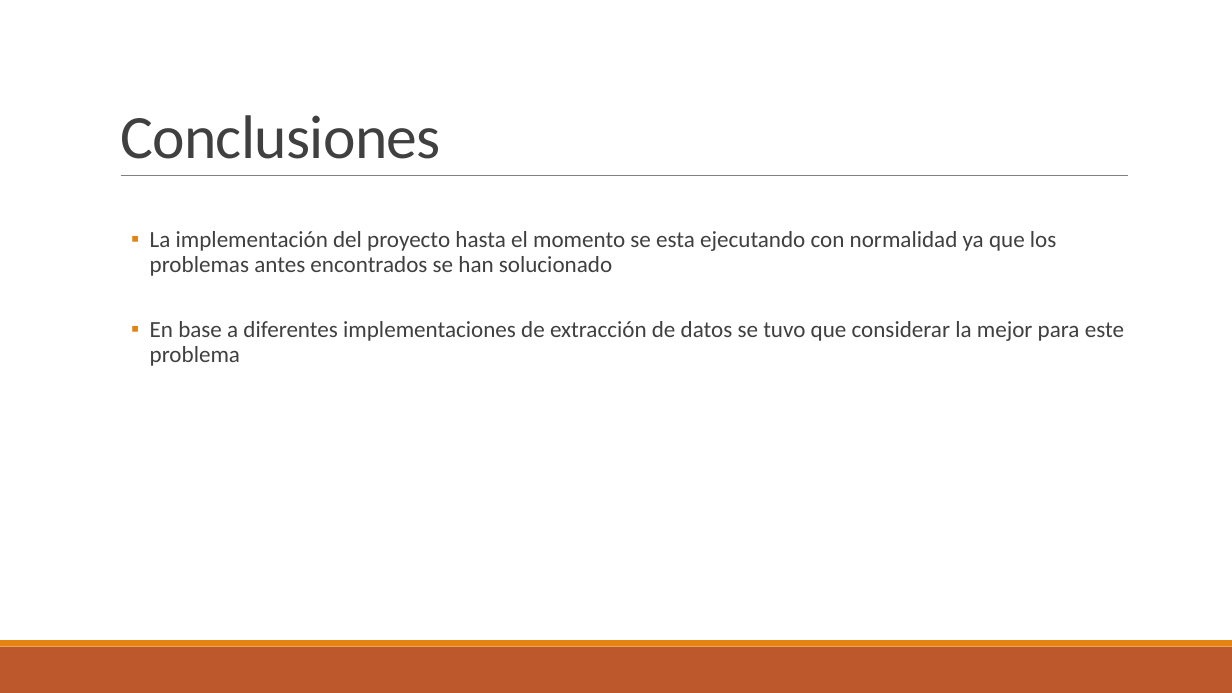
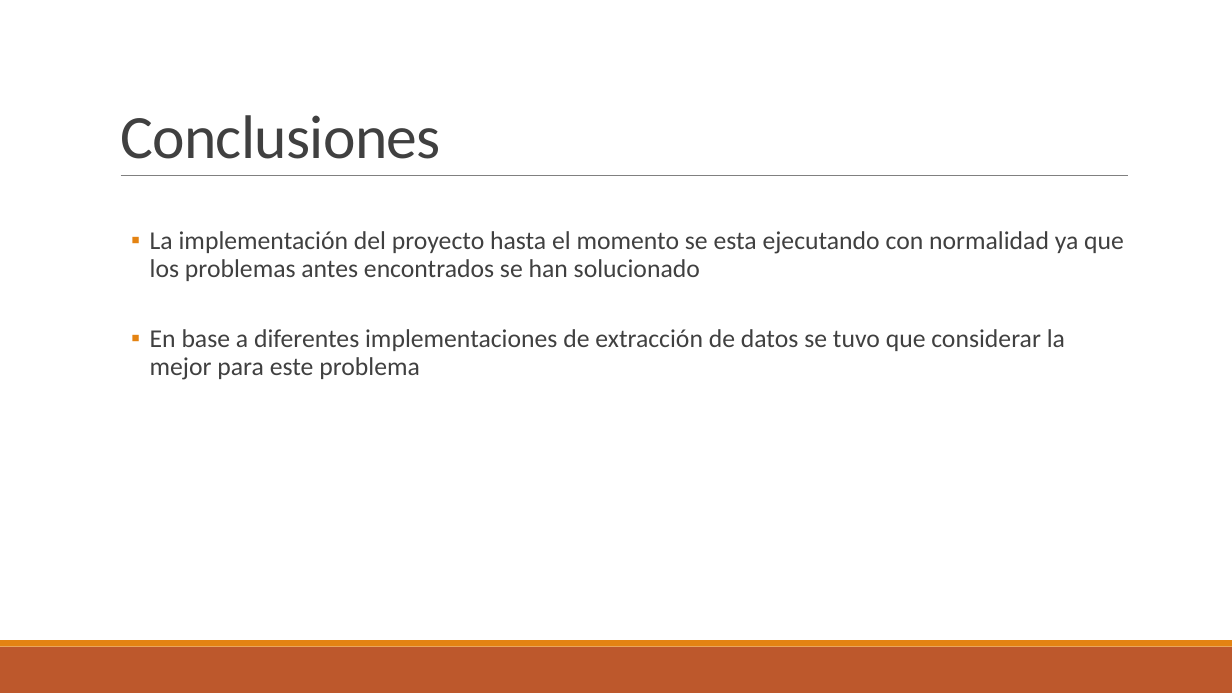
Before and after one commit to FKSAxell/IHC, a slide deck: slide 5 of SPRINT2_MindStorm.pptx. Drawn at 1232x693 pixels with LibreOffice and Linux fonts; fonts in the diff are those of the drawing. Boxes give left, top, right and bottom in pixels: in the first picture for what was removed or moved away, otherwise in the second. Text is boxed around its words. In the diff, an @@ line names an element or a change of style, - is before the commit and + after.

```diff
--- a/SPRINT2_MindStorm.pptx
+++ b/SPRINT2_MindStorm.pptx
@@ text "La implementación del proyecto hasta ..." at bbox=[150, 231, 1124, 380]: size 18 to 20 pt @@
```
Also in this commit, not shown: 2 other slides changed, 3 other files.
